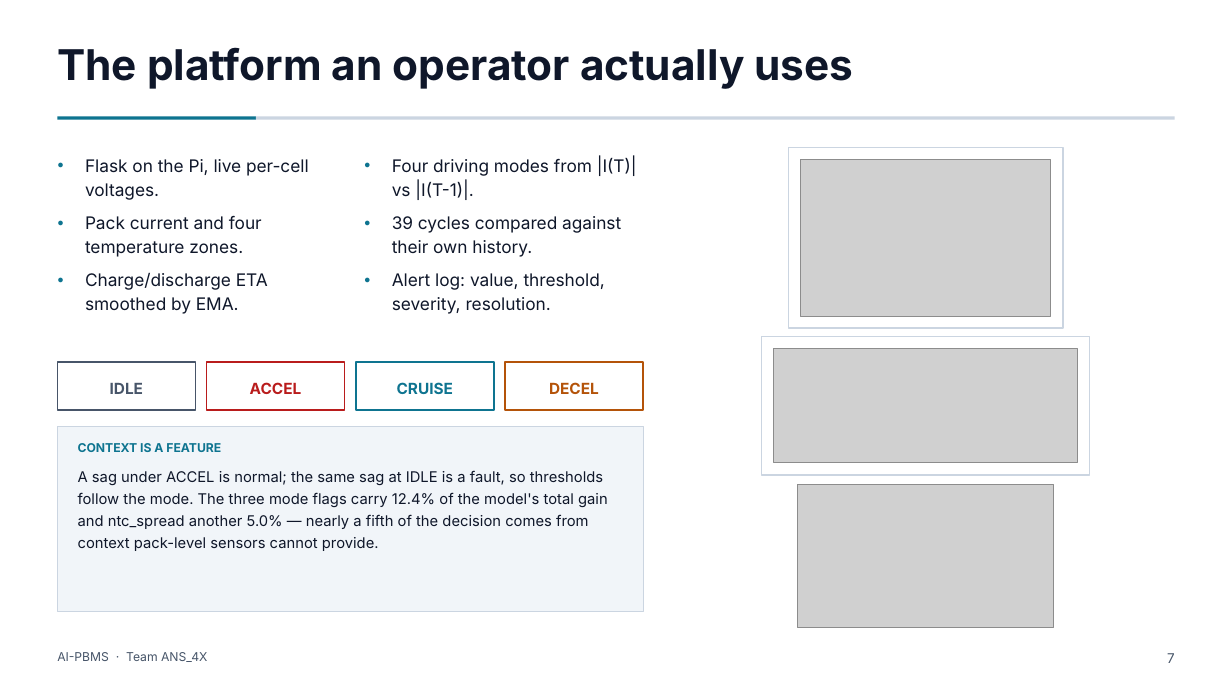
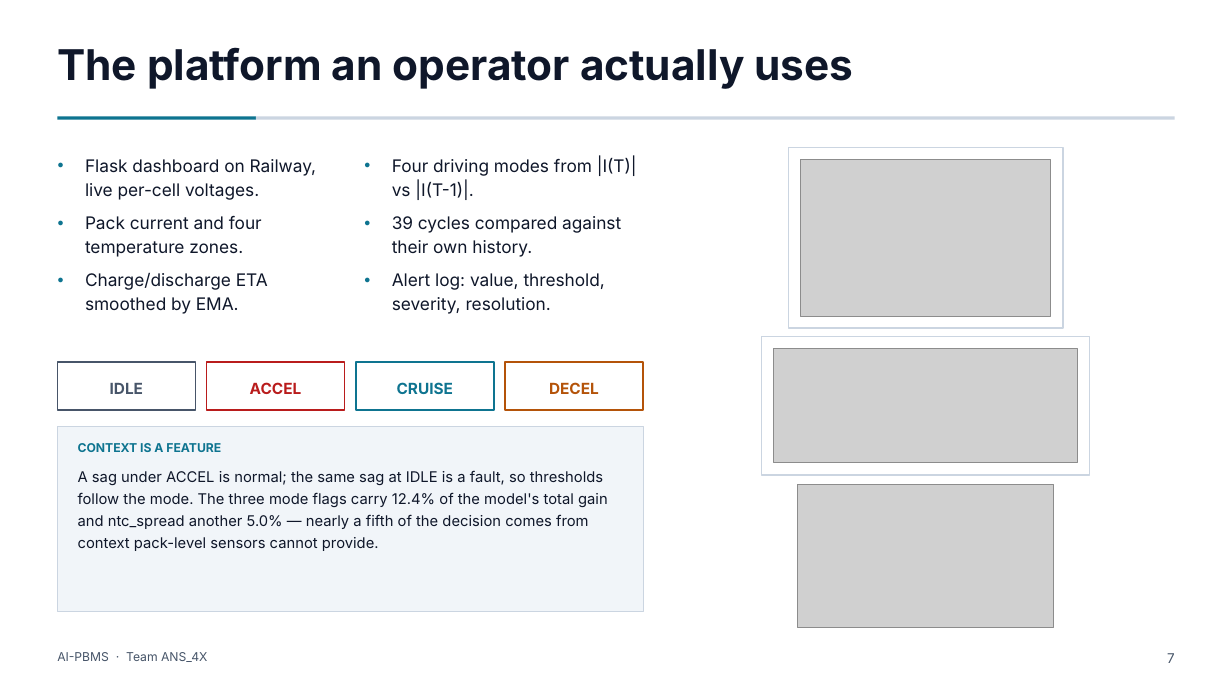
Before and after one commit to Adhi5504/Intelligent_BMS, a slide deck: slide 7 of AI_PBMS_8Slide.pptx. Drawn at 1232x693 pixels with LibreOffice and Linux fonts; fonts in the diff are those of the drawing; grey boxes stand for pictures. Boxes give left, top, right and bottom in pixels: in the first picture for what was removed or moved away, otherwise in the second. Text is boxed around its words. In the diff, an @@ line names an element or a change of style, - is before the commit and + after.

```diff
--- a/AI_PBMS_8Slide.pptx
+++ b/AI_PBMS_8Slide.pptx
@@ text at (85,159,317,200): text changed @@
-● Flask on the Pi, live per-cell voltages.
+● Flask dashboard on Railway, live per-cell voltages.
```
Also in this commit, not shown: 2 other slides changed, 9 other files.
